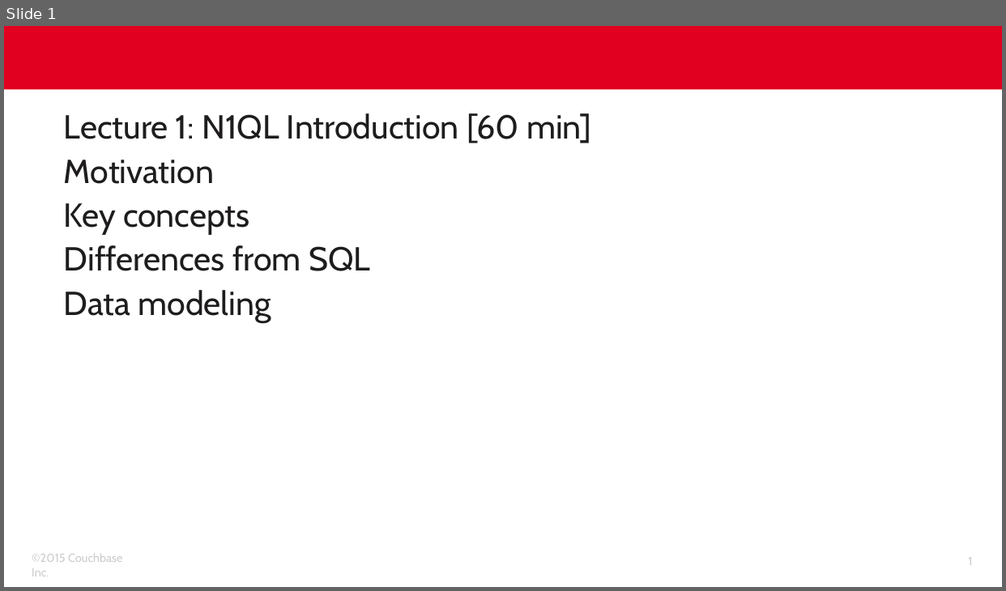
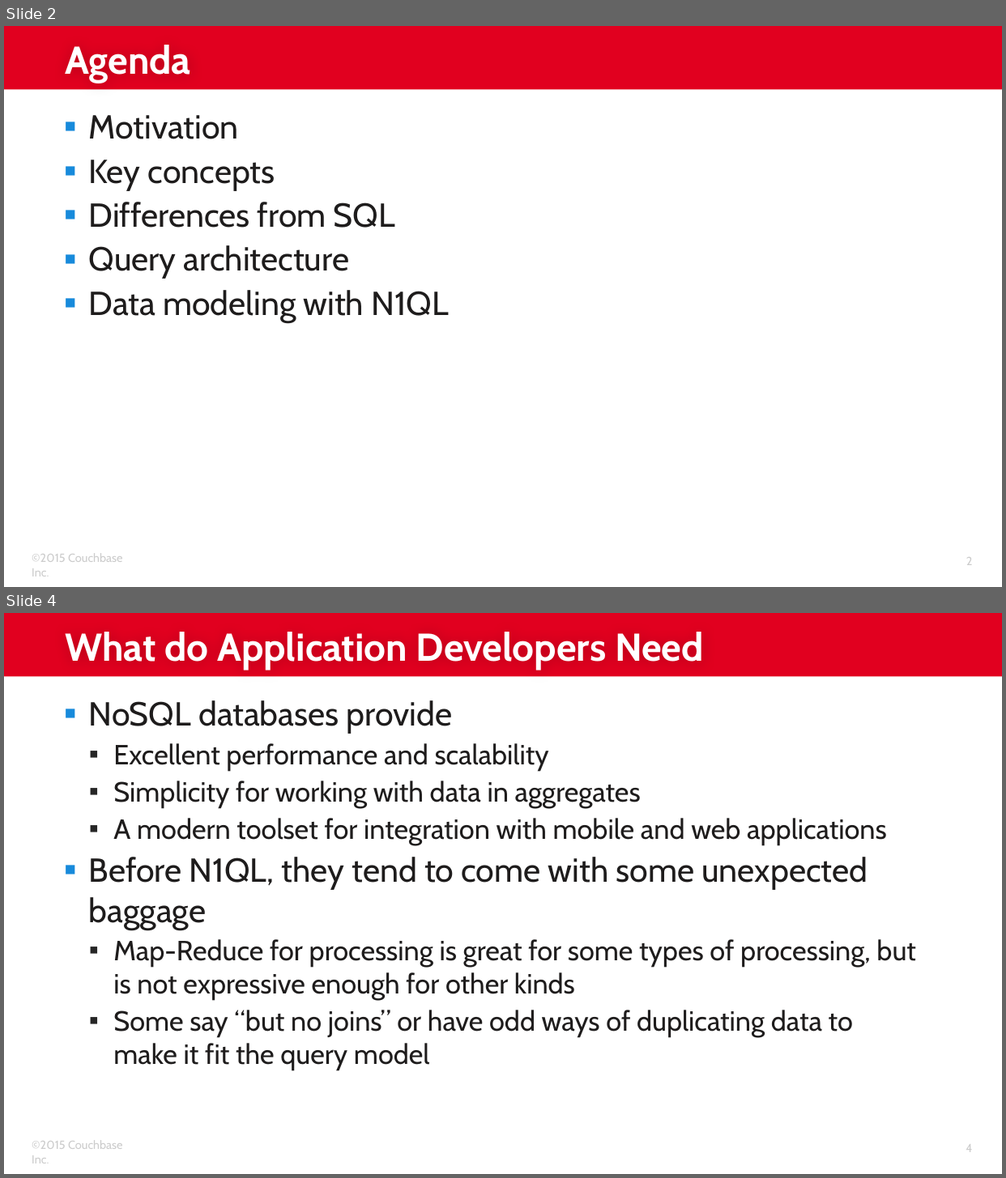
Before and after one commit to subalakr/workshop, a slide deck: server/presentations/Lec-03_N1QL_Introduction.pptx. Shown one above the other, each under a label of ours: slide 1 before the commit, slides 2 and 4 after it; the slides between them are not shown. The pictures are 1006x591 and 1006x1178 pixels, drawn with LibreOffice and Linux fonts; fonts in the diff are those of the drawing; background and template pictures are left out. Boxes give left, top, right and bottom in pixels: in the first picture for what was removed or moved away, otherwise in the second. Text is boxed around its words. In the diff, an @@ line names an element or a change of style, - is before the commit and + after.

```diff
--- a/server/presentations/Lec-03_N1QL_Introduction.pptx
+++ b/server/presentations/Lec-03_N1QL_Introduction.pptx
@@ slide 4 added at <box>4,613,1002,1174</box>, background #FFFFFF; not listed: 3 template elements that a slide beside it also shows @@
@@ title added at <box>65,632,704,670</box>, 28 pt, text #FFFFFF, bold @@
+What do Application Developers Need
@@ text added at <box>89,700,915,1071</box>, 20 pt, text #1E1C1C @@
+▪ NoSQL databases provide
+  ▪ Excellent performance and scalability
+  ▪ Simplicity for working with data in aggregates
+  ▪ A modern toolset for integration with mobile and web applications
+▪ Before N1QL, they tend to come with some unexpected baggage
+  ▪ Map-Reduce for processing is great for some types of processing, but is not expressive enough for other kinds
+  ▪ Some say “but no joins” or have odd ways of duplicating data to make it fit the query model
@@ what was slide 1 is now slide 2 @@
@@ slide 2 changed as well @@
@@ title added at <box>65,45,191,83</box>, 28 pt, text #FFFFFF, bold @@
+Agenda
@@ text at <box>64,113,591,143</box>: paragraph removed @@
-Lecture 1: N1QL Introduction [60 min]
@@ text at <box>89,115,395,228</box>: bullet none to ▪ @@
@@ text at <box>89,246,450,323</box>: text changed @@
-Data modeling
+▪ Query architecture
+▪ Data modeling with N1QL
@@ page number at <box>966,557,973,565</box>: text changed @@
-1
+2
```
Also in this commit, not shown: 27 other slides added, 13 slides removed.
